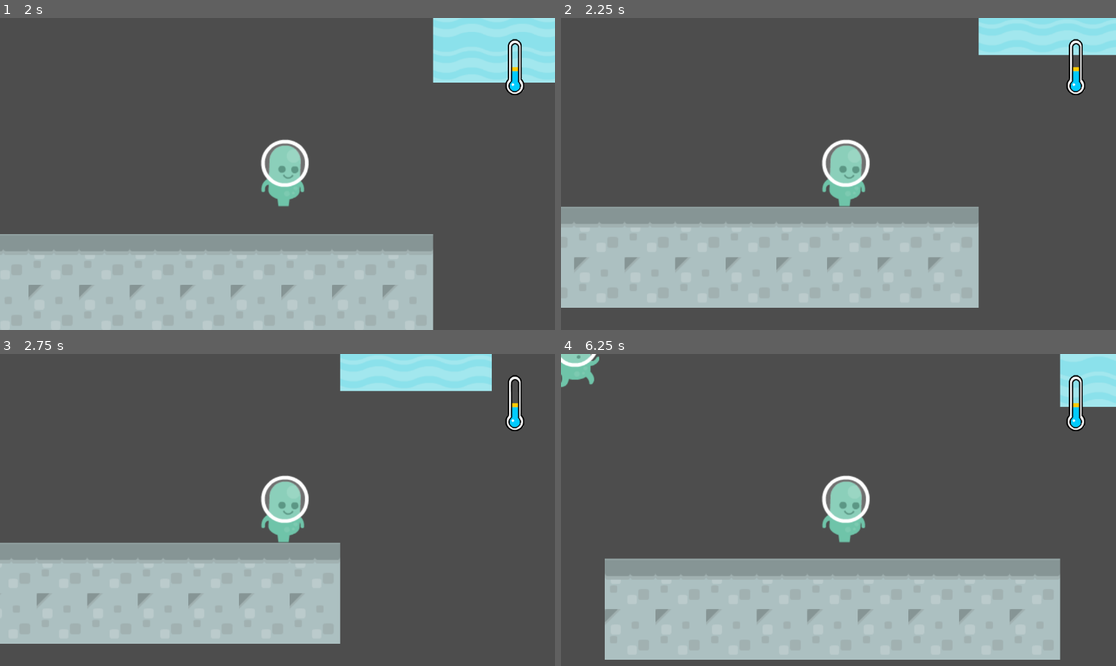
Above: before the commit, frames 1-4 (two rows, left to right).
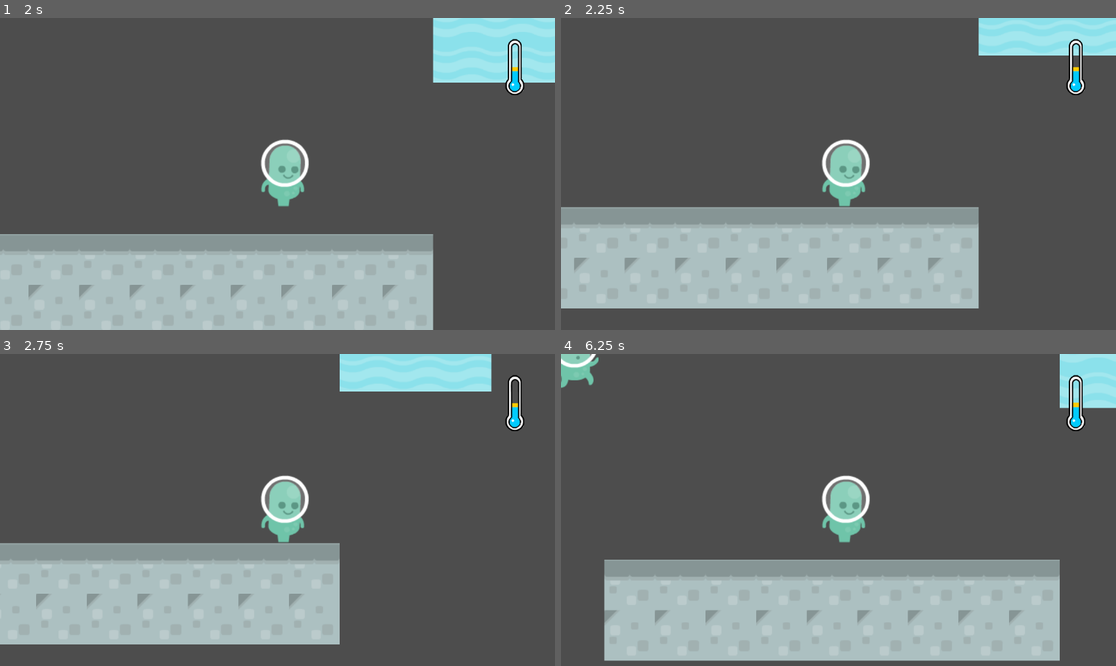
Above: after the commit, the same moments.

Repository: Diduck/arche-de-joe
Game: Godot game, scene res://Scenes/level_1.tscn
The game is run twice, just before and just after one commit, with the same random seed, the same clock (stepped at 60 frames per second) and the same inputs.
Inputs:
- Up to frame 1 (2 s): tap Enter at 0.5 s; hold Right (ui_right) 0.53-1.28 s; hold E 0.53-1.28 s; hold Down (ui_down) from 1.28 s (still down); tap E at 1.35 s
- Up to frame 2 (2.25 s): release Down (ui_down) at 2.03 s; hold Right (ui_right) from 2.03 s (still down); hold Shift from 2.03 s (still down)
- Up to frame 3 (2.75 s): keep holding Right (ui_right); keep holding Shift; tap E at 2.3 s
- Up to frame 4 (6.25 s): release Right (ui_right) at 2.78 s; release Shift at 2.78 s; hold Up (ui_up) 2.78-3.53 s; tap E at 2.85, 4.55, 5.85 s; hold E 3.53-4.28 s; hold Left (ui_left) 3.53-5.03 s; tap Shift at 4.35 s; hold Down (ui_down) 5.03-5.78 s; hold E 5.03-5.78 s; hold Right (ui_right) from 5.78 s (still down)

Frame 1 is identical in both runs. In frame 2, 0.4% of the frame differs, in the area x 0-100%, y 11-94%; in frame 3, 0.4%; in frame 4, 1.1%, in the area x 0-100%, y 0-99%.

Commit message:
Ajout système z-index dynamique et amélioration récolte poissons
- Z-index dynamique: player passe devant/derrière les personnages selon position Y
- Système de spawn poisson avec timer aléatoire (3-6s)
- Amélioration HUD et progress bar température
- Corrections diverses

Co-Authored-By: Claude Opus 4.5 <noreply@anthropic.com>

Diff:
--- a/project/Characters/pingu.tscn
+++ b/project/Characters/pingu.tscn
@@ -20,8 +20,8 @@
 }]
 
 [sub_resource type="CapsuleShape2D" id="CapsuleShape2D_gpod6"]
-radius = 22.0
-height = 88.0
+radius = 21.0
+height = 42.0
 
 [node name="pingu" type="CharacterBody2D" unique_id=1936606144]
 script = ExtResource("1_5xtct")
@@ -31,6 +31,7 @@
 animation = &"Idle"
 
 [node name="CollisionShape2D" type="CollisionShape2D" parent="." unique_id=1297594469]
+position = Vector2(1, 23)
 shape = SubResource("CapsuleShape2D_gpod6")
 
 [node name="animal" parent="." unique_id=837284782 instance=ExtResource("3_gpod6")]
--- a/project/Characters/player.tscn
+++ b/project/Characters/player.tscn
@@ -20,8 +20,8 @@
 }]
 
 [sub_resource type="CapsuleShape2D" id="CapsuleShape2D_65n15"]
-radius = 22.0
-height = 88.0
+radius = 16.0
+height = 32.0
 
 [node name="player" type="CharacterBody2D" unique_id=1632185841]
 script = ExtResource("1_5mj4t")
@@ -31,6 +31,7 @@
 animation = &"Idle"
 
 [node name="CollisionShape2D" type="CollisionShape2D" parent="." unique_id=1483930950]
+position = Vector2(1, 29)
 shape = SubResource("CapsuleShape2D_65n15")
 
 [node name="DashTimer" type="Timer" parent="." unique_id=355645480]
@@ -40,5 +41,7 @@
 [node name="ThermoTimer" type="Timer" parent="." unique_id=253888020]
 script = ExtResource("3_vb825")
 
+[node name="TimerPoisson" type="Timer" parent="." unique_id=1226239399]
+
 [connection signal="timeout" from="DashTimer" to="." method="_on_dash_timer_timeout"]
 [connection signal="timeout" from="ThermoTimer" to="ThermoTimer" method="_on_timeout"]
--- a/project/Scenes/HUD.tscn
+++ b/project/Scenes/HUD.tscn
@@ -4,6 +4,7 @@
 [ext_resource type="Texture2D" uid="uid://2bn1jutob5h8" path="res://Assets/Asset_thermo-1.png" id="2_xl2bi"]
 [ext_resource type="Texture2D" uid="uid://4grlo3ph2eea" path="res://Assets/Asset_thermo-2.png" id="3_sgqb4"]
 [ext_resource type="Script" uid="uid://b75d50kxqbb26" path="res://Scripts/progress_bar.gd" id="4_xgexb"]
+[ext_resource type="Script" uid="uid://dien7ja7khqdb" path="res://Scripts/thermo_timer.gd" id="5_c3eba"]
 
 [sub_resource type="LabelSettings" id="LabelSettings_ps8e7"]
 font_size = 30
@@ -14,7 +15,7 @@
 [node name="CanvasLayer" type="CanvasLayer" parent="." unique_id=541112306]
 
 [node name="TextureProgressBar" type="TextureProgressBar" parent="CanvasLayer" unique_id=1711232326]
-anchors_preset = -1
+anchors_preset = 1
 anchor_left = 1.0
 anchor_right = 1.0
 offset_left = -117.0
@@ -37,8 +38,11 @@
 offset_right = 215.0
 offset_bottom = 101.0
 grow_horizontal = 2
-text = "ezbveirve fbrdb rghrhg"
+text = "Ma mission"
 label_settings = SubResource("LabelSettings_ps8e7")
 horizontal_alignment = 1
 vertical_alignment = 1
 autowrap_mode = 2
+
+[node name="Timer" type="Timer" parent="CanvasLayer" unique_id=327138035]
+script = ExtResource("5_c3eba")
--- a/project/Scenes/poissons.tscn
+++ b/project/Scenes/poissons.tscn
@@ -1,6 +1,6 @@
 [gd_scene format=3 uid="uid://b1pa6rj3u6hpy"]
 
-[ext_resource type="Script" uid="uid://dd4kgp2surd3t" path="res://SCripts/area_recolte_poisson.gd" id="1_y702m"]
+[ext_resource type="Script" uid="uid://dd4kgp2surd3t" path="res://Scripts/area_recolte_poisson.gd" id="1_y702m"]
 
 [sub_resource type="RectangleShape2D" id="RectangleShape2D_mm8tq"]
 size = Vector2(261, 519.75)
@@ -17,6 +17,12 @@
 position = Vector2(16.5, -76)
 shape = SubResource("RectangleShape2D_mm8tq")
 
+[node name="SpawnTimer" type="Timer" parent="AreaRecoltePoisson" unique_id=1289086720]
+one_shot = true
+
+[node name="DisponibleTimer" type="Timer" parent="AreaRecoltePoisson" unique_id=1915119628]
+one_shot = true
+
 [node name="poisson_label" type="Label" parent="." unique_id=850406979]
 offset_left = -30.0
 offset_top = -124.0
@@ -29,3 +35,5 @@
 [connection signal="area_exited" from="AreaRecoltePoisson" to="AreaRecoltePoisson" method="_on_area_exited"]
 [connection signal="body_entered" from="AreaRecoltePoisson" to="AreaRecoltePoisson" method="_on_body_entered"]
 [connection signal="body_exited" from="AreaRecoltePoisson" to="AreaRecoltePoisson" method="_on_body_exited"]
+[connection signal="timeout" from="AreaRecoltePoisson/SpawnTimer" to="AreaRecoltePoisson" method="_on_spawn_timer_timeout"]
+[connection signal="timeout" from="AreaRecoltePoisson/DisponibleTimer" to="AreaRecoltePoisson" method="_on_disponible_timer_timeout"]
--- a/project/Scripts/area_recolte_poisson.gd
+++ b/project/Scripts/area_recolte_poisson.gd
@@ -1,26 +1,45 @@
 extends Area2D
 @onready var poisson_label: Label = $"../poisson_label"
+@onready var spawn_timer: Timer = $SpawnTimer
+@onready var disponible_timer: Timer = $DisponibleTimer
 
-# Called when the node enters the scene tree for the first time.
+var poisson_can_recolte = false
+var player_in_zone = false
+
 func _ready() -> void:
 	poisson_label.hide()
-	pass # Replace with function body.
+	start_spawn_timer()
 
+func start_spawn_timer() -> void:
+	var random_time = randf_range(3.0, 6.0)
+	spawn_timer.wait_time = random_time
+	spawn_timer.start()
 
-# Called every frame. 'delta' is the elapsed time since the previous frame.
-func _process(delta: float) -> void:
-	pass
+func _on_spawn_timer_timeout() -> void:
+	poisson_can_recolte = true
+	if player_in_zone:
+		poisson_label.text = "Poisson disponible ! Appuie sur E"
+	disponible_timer.wait_time = 0.7
+	disponible_timer.start()
 
-
+func _on_disponible_timer_timeout() -> void:
+	poisson_can_recolte = false
+	if player_in_zone:
+		poisson_label.text = "Attends qu'un poisson apparaisse..."
+	start_spawn_timer()
 
 func _on_body_entered(body: Node2D) -> void:
 	if body.name == "player":
+		player_in_zone = true
+		if poisson_can_recolte:
+			poisson_label.text = "Poisson disponible ! Appuie sur E"
+		else:
+			poisson_label.text = "Attends qu'un poisson apparaisse..."
 		poisson_label.show()
-
-		print("Joueur entre dans la zone!")
+		GameManagement.zone_interaction_active = "poisson"
 
 func _on_body_exited(body: Node2D) -> void:
 	if body.name == "player":
+		player_in_zone = false
 		poisson_label.hide()
-
-		print("Joueur sorti de la zone!")
+		GameManagement.zone_interaction_active = null
--- a/project/Scripts/game_management.gd
+++ b/project/Scripts/game_management.gd
@@ -18,6 +18,8 @@
 	]
 }
 var current_animal_label: Label = null
+var player: CharacterBody2D = null
+var characters: Array = []  # Liste des personnages à comparer
 
 # Called when the node enters the scene tree for the first time.
 func _ready() -> void:
@@ -38,7 +40,7 @@
 
 # Called every frame. 'delta' is the elapsed time since the previous frame.
 func _process(delta: float) -> void:
-	pass
+	update_z_index()
 
 
 
@@ -46,3 +48,28 @@
 	label_mission.text = text
 	label_mission.show()
 	return
+
+func register_character(character: Node2D) -> void:
+	if character not in characters:
+		characters.append(character)
+
+func unregister_character(character: Node2D) -> void:
+	characters.erase(character)
+
+func update_z_index() -> void:
+	if player == null:
+		return
+
+	# Z_index de base pour le player (au dessus du tilemap)
+	var base_z = 1
+
+	for character in characters:
+		if character == null:
+			continue
+		# Si le player est en dessous du character (position.y plus grande)
+		if player.global_position.y > character.global_position.y:
+			# Player devant le character
+			player.z_index = character.z_index + 1
+		else:
+			# Player derrière le character
+			player.z_index = character.z_index - 1
--- a/project/Scripts/pingu.gd
+++ b/project/Scripts/pingu.gd
@@ -2,5 +2,11 @@
 
 const ANIMAL = preload("uid://kp7raweoxcps")
 
+func _ready() -> void:
+	GameManagement.register_character(self)
+
+func _exit_tree() -> void:
+	GameManagement.unregister_character(self)
+
 func _physics_process(delta: float) -> void:
 	pass
--- a/project/Scripts/player.gd
+++ b/project/Scripts/player.gd
@@ -1,13 +1,17 @@
 extends CharacterBody2D
 @onready var dash_timer: Timer = $DashTimer
 @onready var sprite: AnimatedSprite2D = $AnimatedSprite2D
+@onready var area_recolte_poisson: Node2D = $"../Poissons/AreaRecoltePoisson"
 
 var SPEED = 250.0
 var ACCELERATION = 2000
 var FRICTION = 2000
 
 var can_dash: bool = true
-var e_pressed: bool = false  # ← Déplacé ici !
+var e_pressed: bool = false
+
+func _ready() -> void:
+	GameManagement.player = self
 
 func _physics_process(delta: float) -> void:
 	var direction := Input.get_vector("ui_left", "ui_right", "ui_up", "ui_down")
@@ -33,26 +37,31 @@
 	if Input.is_key_pressed(KEY_E) and not e_pressed and GameManagement.zone_interaction_active != null:
 		e_pressed = true
 		var pnj = GameManagement.zone_interaction_active
-		var quest_data = GameManagement.zone_interaction[pnj][1]
-		print("E pressed for " + pnj)
+		if pnj != "poisson":
+			var quest_data = GameManagement.zone_interaction[pnj][1]
+			for key in quest_data:
+				var value = quest_data[key]
 
-		for key in quest_data:
-			var value = quest_data[key]
-
-			if key == "Quête":
-				if value[1] < value[2]:
-					GameManagement.zone_interaction[pnj][2] = true #active la mission pour le hud
-					GameManagement.show_hud_mission(GameManagement.zone_interaction[pnj][0])
-					GameManagement.current_animal_label.text = value[0] + " : " + str(value[1]) + " / " + str(value[2])
-					break
-			else:
-				if value[1] == false:
-					value[1] = null
-					GameManagement.current_animal_label.text = value[0]
-					break
-				elif value[1] == null:
-					value[1] = true
-					continue
+				if key == "Quête":
+					if value[1] < value[2]:
+						GameManagement.zone_interaction[pnj][2] = true #active la mission pour le hud
+						GameManagement.show_hud_mission(GameManagement.zone_interaction[pnj][0])
+						GameManagement.current_animal_label.text = value[0] + " : " + str(value[1]) + " / " + str(value[2])
+						break
+				else:
+					if value[1] == false:
+						value[1] = null
+						GameManagement.current_animal_label.text = value[0]
+						break
+					elif value[1] == null:
+						value[1] = true
+						continue
+		else: #Interaction poisson
+			if area_recolte_poisson.poisson_can_recolte == true:
+				area_recolte_poisson.poisson_can_recolte = false
+				GameManagement.zone_interaction["pingu"][1]["Quête"][1] += 1
+				GameManagement.current_animal_label.text = str(GameManagement.zone_interaction["pingu"][1]["Quête"][0]) + " : " + str(GameManagement.zone_interaction["pingu"][1]["Quête"][1]) + " / " + str(GameManagement.zone_interaction["pingu"][1]["Quête"][2])
+				print("Le joueur vient de récolter un poisson : " + str(GameManagement.zone_interaction["pingu"][1]["Quête"][1]) + " / " + str(GameManagement.zone_interaction["pingu"][1]["Quête"][2]))
 
 	if not Input.is_key_pressed(KEY_E):
 		e_pressed = false
--- a/project/Scripts/progress_bar.gd
+++ b/project/Scripts/progress_bar.gd
@@ -1,6 +1,4 @@
 extends TextureProgressBar
-
-@onready var game_management = get_tree().current_scene.get_node("GameManagement")
 
 func _ready() -> void:
 	min_value = 0
@@ -10,4 +8,4 @@
 
 func _process(delta: float) -> void:
 	# Met à jour la barre avec la température actuelle
-	value = game_management.temperature
+	value = GameManagement.temperature
--- a/project/Scripts/thermo_timer.gd
+++ b/project/Scripts/thermo_timer.gd
@@ -1,5 +1,6 @@
 extends Timer
 @onready var player = get_parent()
+@onready var texture_progress_bar: TextureProgressBar = $CanvasLayer/TextureProgressBar
 
 func _ready() -> void:
 	wait_time = 5.0
@@ -12,11 +13,18 @@
 	if GameManagement.BIOME == "ANTARTIQUE": #Augmente + ou - la température selon biome
 		countUp = 1.0
 
-	print(GameManagement.temperature)
+
 	if !(GameManagement.temperature >= 100): #Pas augmenter + que 100 malgrès le clamp sur le HUD, je veux pas une températeur + élevé pour gérer facilement les glaces
-		GameManagement.temperature = clamp(GameManagement.temperature + 1, 0, 100)
-
+		augmenter_temperature(1.0)
 	if (GameManagement.temperature >= 65): #Ralentir le player
 		player.SPEED = 100
 	else:
 		player.SPEED = 250
+
+
+func augmenter_temperature(amount: float = 1.0) -> void:
+	GameManagement.temperature = clamp(GameManagement.temperature + amount, 0, 100)
+
+
+func diminuer_temperature(amount: float = 1.0) -> void:
+	GameManagement.temperature = clamp(GameManagement.temperature - amount, 0, 100)
